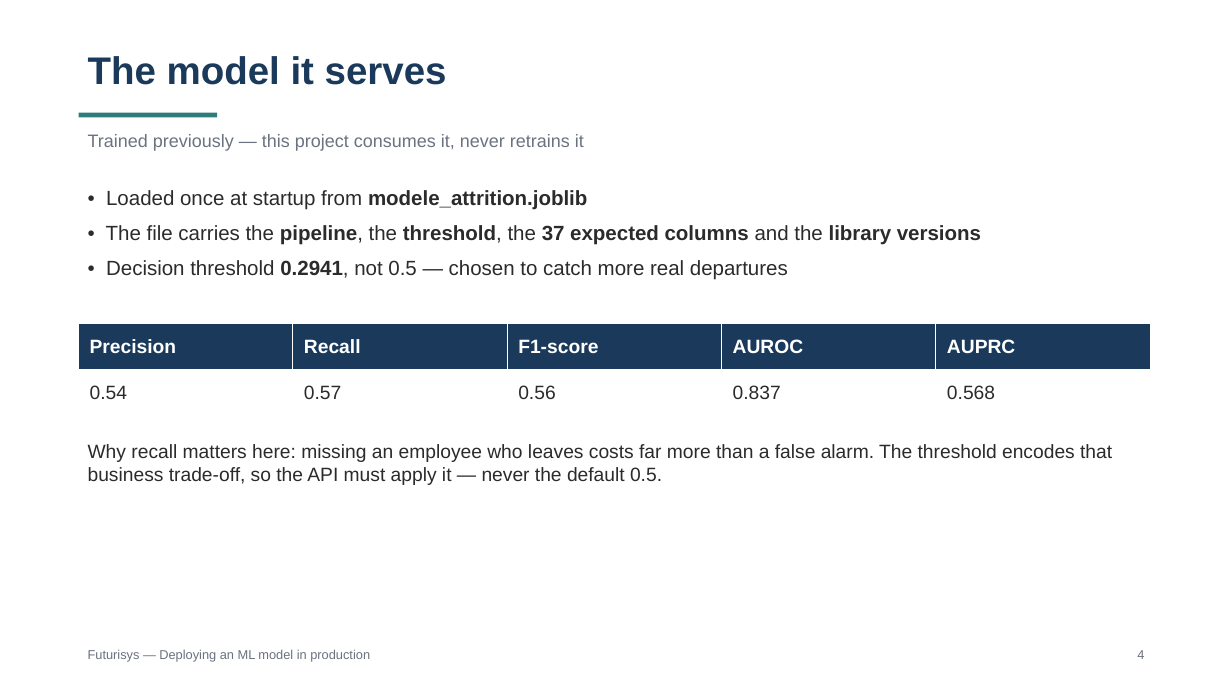
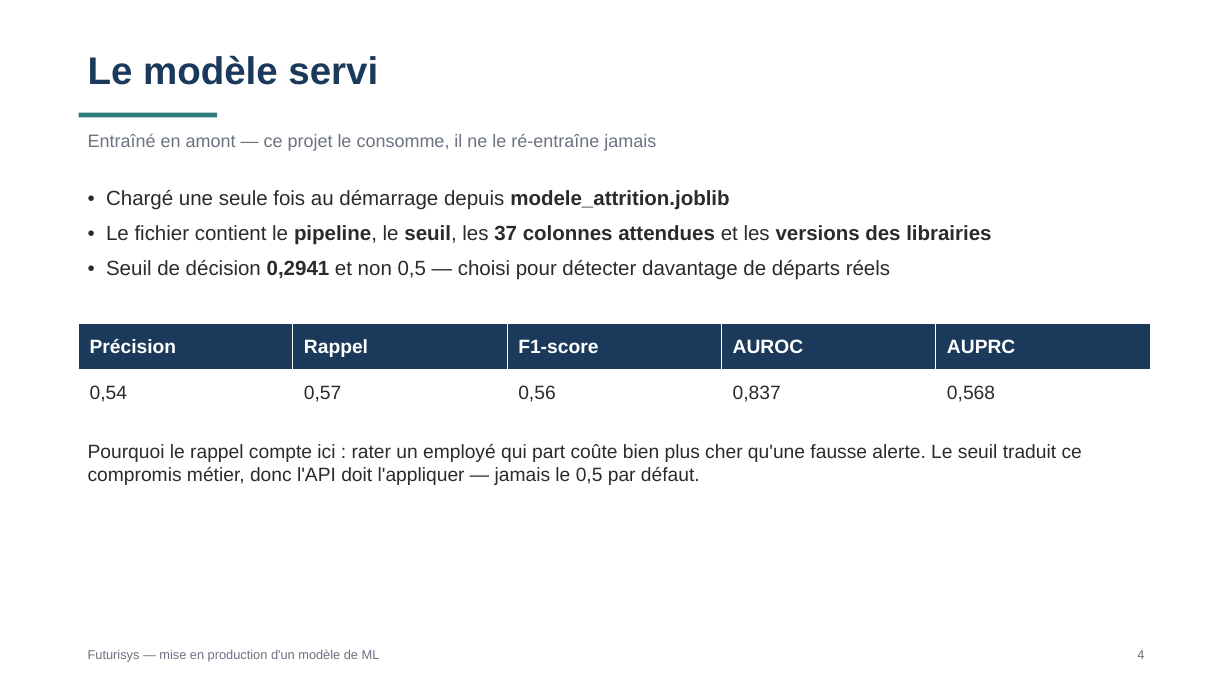
Before and after one commit to ankim21/Projet5_DEPLOYMENTML, a slide deck: slide 5 of docs/presentation_futurisys.pptx. Drawn at 1232x693 pixels with LibreOffice and Linux fonts; fonts in the diff are those of the drawing. Boxes give left, top, right and bottom in pixels: in the first picture for what was removed or moved away, otherwise in the second. Text is boxed around its words. In the diff, an @@ line names an element or a change of style, - is before the commit and + after.

```diff
--- a/docs/presentation_futurisys.pptx
+++ b/docs/presentation_futurisys.pptx
@@ text at [88, 55, 378, 85]: text changed @@
-The model it serves
+Le modèle servi
@@ text at [88, 134, 656, 151]: text changed @@
-Trained previously — this project consumes it, never retrains it
+Entraîné en amont — ce projet le consomme, il ne le ré-entraîne jamais
@@ text at [106, 190, 991, 280]: text changed @@
-• Loaded once at startup from modele_attrition.joblib
-• The file carries the pipeline, the threshold, the 37 expected columns and the library versions
-• Decision threshold 0.2941, not 0.5 — chosen to catch more real departures
+• Chargé une seule fois au démarrage depuis modele_attrition.joblib
+• Le fichier contient le pipeline, le seuil, les 37 colonnes attendues et les versions des librairies
+• Seuil de décision 0,2941 et non 0,5 — choisi pour détecter davantage de départs réels
@@ table at [79, 323, 1151, 416] @@
-row 1, column 1: Precision
+row 1, column 1: Précision
-row 1, column 2: Recall
+row 1, column 2: Rappel
-row 2: 0.54 | 0.57 | 0.56 | 0.837 | 0.568
+row 2: 0,54 | 0,57 | 0,56 | 0,837 | 0,568
@@ text at [88, 444, 1082, 485]: text changed @@
-Why recall matters here: missing an employee who leaves costs far more than a false alarm. The threshold encodes that business trade-off, so the API must apply it — never the default 0.5.
+Pourquoi le rappel compte ici : rater un employé qui part coûte bien plus cher qu'une fausse alerte. Le seuil traduit ce compromis métier, donc l'API doit l'appliquer — jamais le 0,5 par défaut.
@@ text at [88, 649, 380, 662]: text changed @@
-Futurisys — Deploying an ML model in production
+Futurisys — mise en production d'un modèle de ML
```
Also in this commit, not shown: 15 other slides changed, 2 slides added, 2 slides removed.
